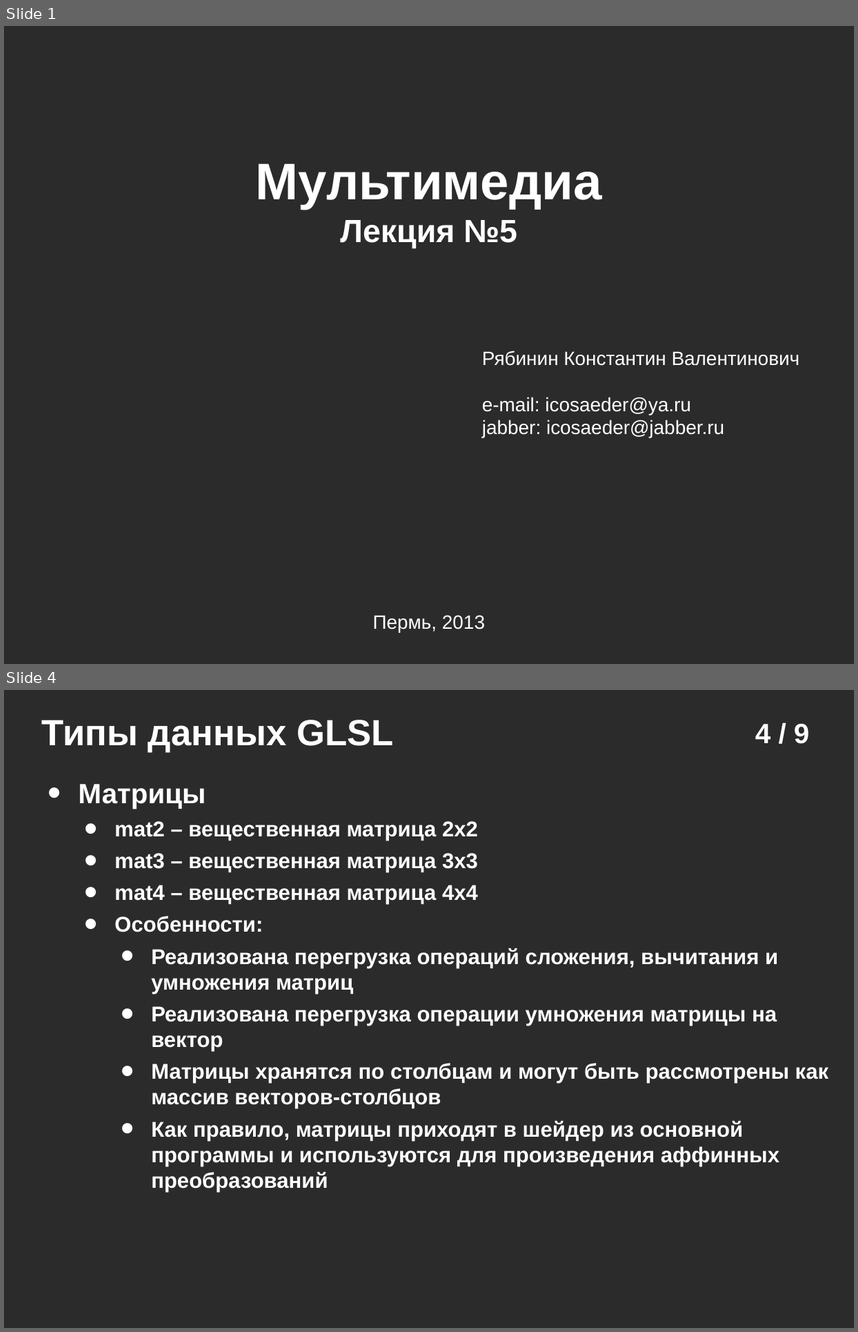
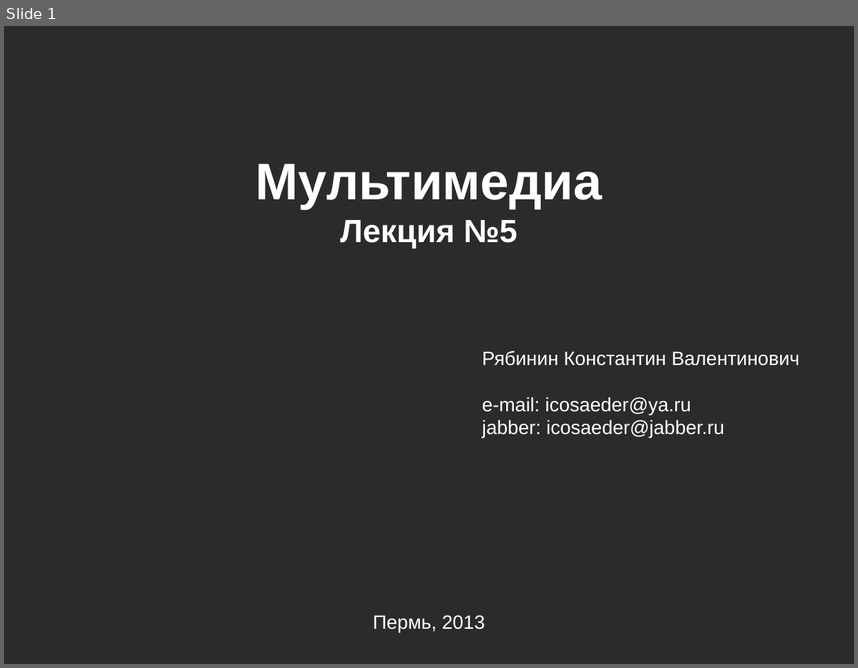
Before and after one commit to icosaeder/cg-lect, a slide deck: Лекции/Лекция 5/Лекция №5.odp. Shown one above the other, each under a label of ours: slides 1 and 4 before the commit, slide 1 after it; the slides between them are not shown. The pictures are 858x1332 and 858x668 pixels, drawn with LibreOffice and Linux fonts; fonts in the diff are those of the drawing; background and template pictures are left out; a plain dark background stands for a picture behind light text. Boxes give left, top, right and bottom in pixels: in the first picture for what was removed or moved away, otherwise in the second. Text is boxed around its words. In the diff, an @@ line names an element or a change of style, - is before the commit and + after.

```diff
--- a/Лекции/Лекция 5/Лекция №5.odp
+++ b/Лекции/Лекция 5/Лекция №5.odp
@@ slide 4 removed at [4, 690, 854, 1328], background picture (left out) @@
@@ text removed at [42, 720, 393, 753] @@
-Типы данных GLSL
@@ page number removed at [755, 724, 809, 744] @@
-4 / 9
@@ text removed at [79, 784, 829, 1192] @@
-• Матрицы
-    • mat2 – вещественная матрица 2х2
-    • mat3 – вещественная матрица 3х3
-    • mat4 – вещественная матрица 4х4
-    • Особенности:
-        • Реализована перегрузка операций сложения, вычитания и умножения матриц
-        • Реализована перегрузка операции умножения матрицы на вектор
-        • Матрицы хранятся по столбцам и могут быть рассмотрены как массив векторов-столбцов
-        • Как правило, матрицы приходят в шейдер из основной программы и используются для произведения аффинных преобразований
```
Also in this commit, not shown: 10 slides added, 7 other slides removed, 8 other files.
